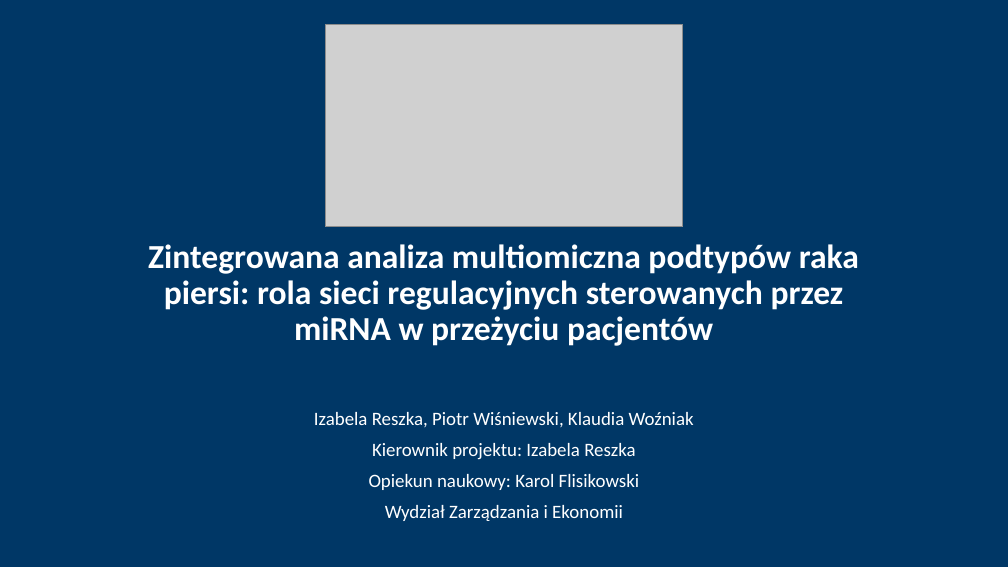
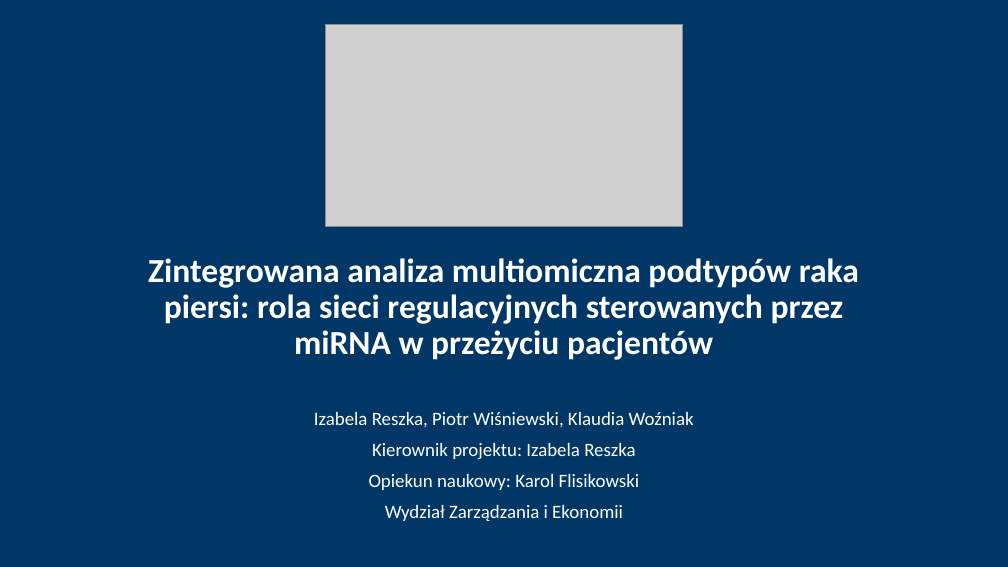
Before and after one commit to iZabela0001/Projekt_badawczy, a slide deck: slide 1 of pisanie_artykulu+prezentacja/Prezentacja.pptx. Drawn at 1008x567 pixels with LibreOffice and Linux fonts; fonts in the diff are those of the drawing; grey boxes stand for pictures. Boxes give left, top, right and bottom in pixels: in the first picture for what was removed or moved away, otherwise in the second. Text is boxed around its words. In the diff, an @@ line names an element or a change of style, - is before the commit and + after.

```diff
--- a/pisanie_artykulu+prezentacja/Prezentacja.pptx
+++ b/pisanie_artykulu+prezentacja/Prezentacja.pptx
@@ title "Zintegrowana analiza multiomiczna podtypów raka ...": place and size @@
-title "Zintegrowana analiza multiomiczna podtypów raka ..." at <box>148,244,859,346</box>
+title "Zintegrowana analiza multiomiczna podtypów raka ..." at <box>148,258,859,360</box>
```
Also in this commit, not shown: 12 other slides changed.
